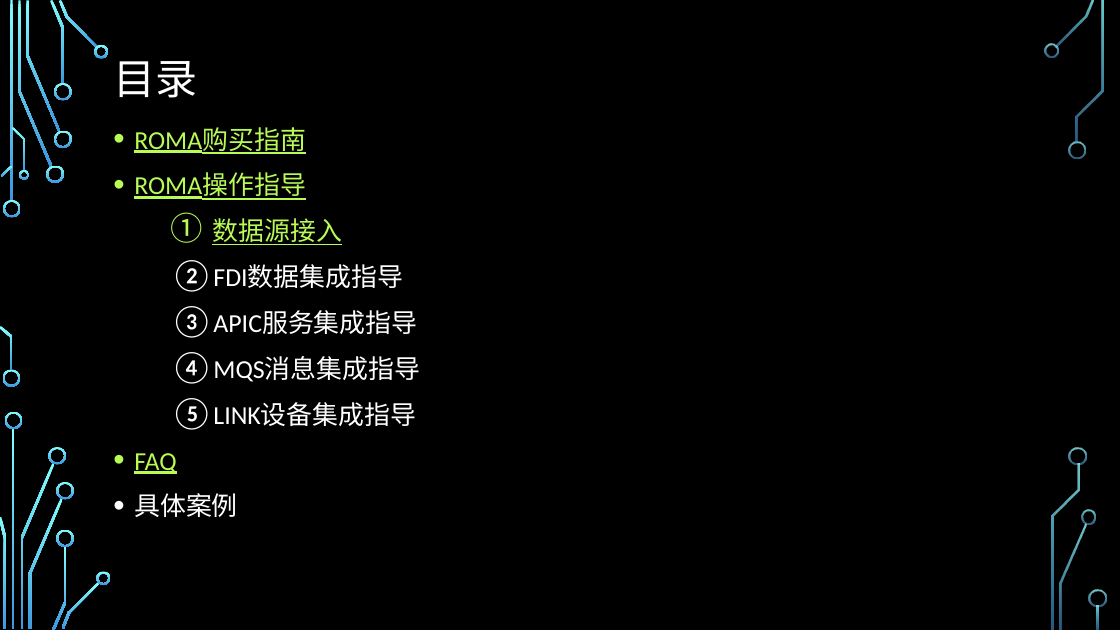
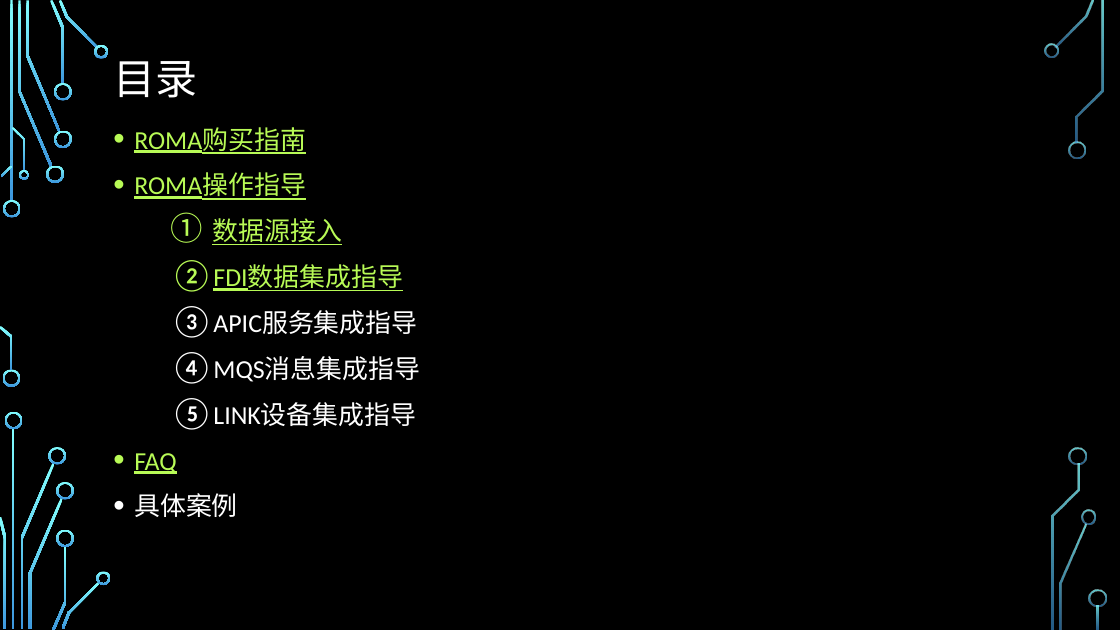
Before and after one commit to zhaoxukl1314/roma, a slide deck: slide 2 of ROMA使用手册.pptx. Drawn at 1120x630 pixels with LibreOffice and Linux fonts; fonts in the diff are those of the drawing; background and template pictures are left out. Boxes give left, top, right and bottom in pixels: in the first picture for what was removed or moved away, otherwise in the second. Text is boxed around its words. In the diff, an @@ line names an element or a change of style, - is before the commit and + after.

```diff
--- a/ROMA使用手册.pptx
+++ b/ROMA使用手册.pptx
@@ text at bbox=[134, 265, 420, 517]: text colour #FFFFFF to #B8FA56, underline on in "FDI数据集成指导"; text colour #FFFFFF to #CCE8CF in "APIC服务集成指导", "MQS消息集成指导", "LINK设备集成指导", "具体案例" @@
```
Also in this commit, not shown: 17 other slides changed, 4 slides added, 1 slide removed.
